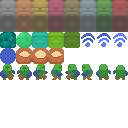
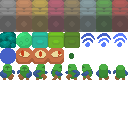
Layers edited between the first and the second 128x128 image:
painted on "chaser" over [21, 50, 74, 59]
